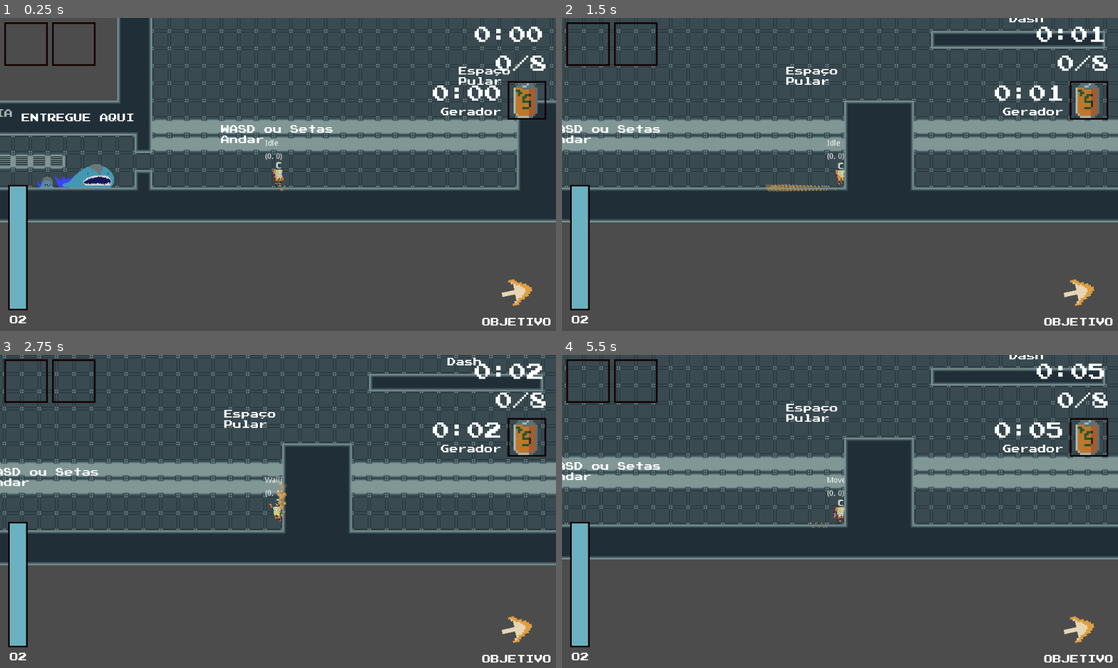
Above: before the commit, frames 1-4 (two rows, left to right).
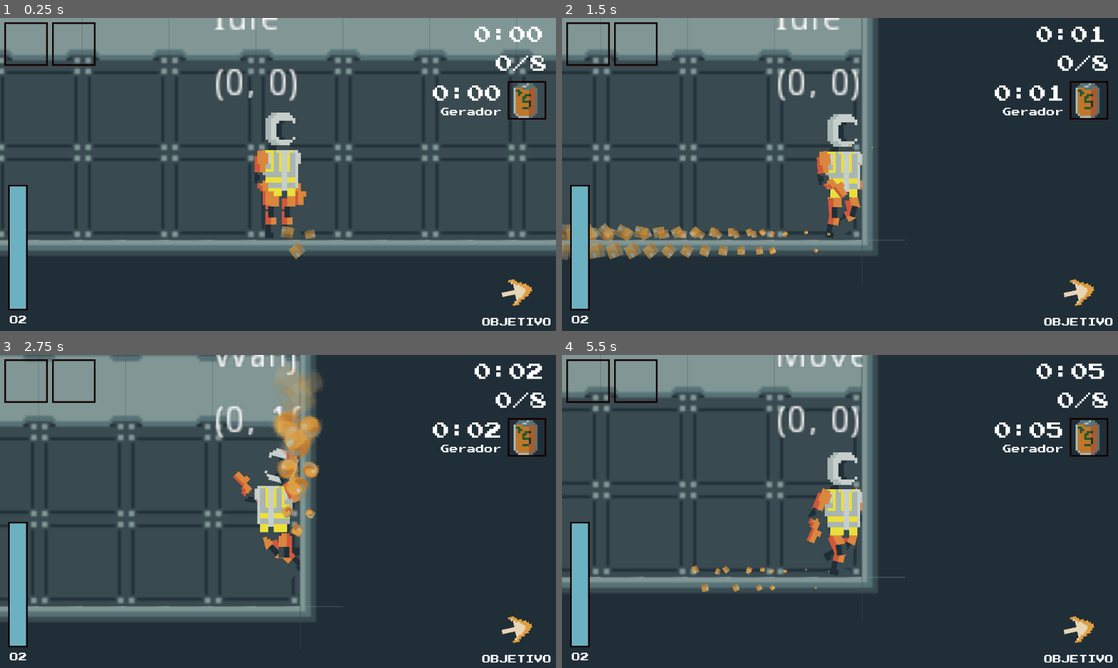
Above: after the commit, the same moments.

Repository: andrebariani/LostAndFound_GGJ2021
Game: Godot game, scene res://Main.tscn
Same seed, same stepped clock (60 frames per second), same inputs: the game is played once before the commit and once after it. The engine's default icon, where the game draws it, is replaced by a stand-in: a white triangle on a blue panel in a dark square.
Inputs:
- Up to frame 1 (0.25 s): no input
- Up to frame 2 (1.5 s): tap Enter (ui_accept) at 0.5, 0.77 s; hold Right (ui_right) from 0.53 s (still down); tap Shift (dash) at 0.6 s; tap Q (drop) at 1.35 s
- Up to frame 3 (2.75 s): tap Enter (ui_accept) at 1.52 s; release Right (ui_right) at 2.03 s; hold Left (ui_left) from 2.03 s (still down); tap E (use_tool) at 2.1 s
- Up to frame 4 (5.5 s): release Left (ui_left) at 2.78 s; hold Right (ui_right) 2.78-4.28 s; tap Shift (dash) at 2.85, 5.1 s; tap Enter (ui_accept) at 3.02, 3.77, 4.52 s; tap Q (drop) at 3.6 s; hold Left (ui_left) 4.28-5.03 s; tap E (use_tool) at 4.35 s; hold Right (ui_right) from 5.03 s (still down)

The runs differ from the first frame. In frame 1, 65% of the frame differs, in the area x 0-100%, y 0-100%; in frame 2, 70%; in frame 3, 69%; in frame 4, 69%.

Commit message:
Ajustes no playerbody e divulgação

Diff:
--- a/player/player_body/PlayerBody.tscn
+++ b/player/player_body/PlayerBody.tscn
@@ -2020,7 +2020,7 @@
 }
 
 [node name="Torso" type="Sprite" parent="AnimationRoot"]
-position = Vector2( -1, -6.97019 )
+position = Vector2( -1, -8 )
 texture = ExtResource( 3 )
 offset = Vector2( 0, 6 )
 region_enabled = true
@@ -2031,7 +2031,7 @@
 
 [node name="ShoulderL" type="Position2D" parent="AnimationRoot/Torso"]
 show_behind_parent = true
-position = Vector2( -5, 1.77329 )
+position = Vector2( -5, 1.53136 )
 __meta__ = {
 "_gizmo_extents_": 0.0
 }
@@ -2065,7 +2065,7 @@
 region_rect = Rect2( 27, 21, 11, 6 )
 
 [node name="Head" type="Sprite" parent="AnimationRoot/Torso/Neck"]
-position = Vector2( 0, -8.65673 )
+position = Vector2( 0, -9 )
 texture = ExtResource( 3 )
 region_enabled = true
 region_rect = Rect2( 23, 5, 11, 12 )
@@ -2086,24 +2086,24 @@
 region_rect = Rect2( 4, 29, 10, 4 )
 
 [node name="ThighR" type="Sprite" parent="AnimationRoot/Torso/Belly/Hip"]
-position = Vector2( 2.5, 2.15673 )
-rotation = 0.253996
+position = Vector2( 3.25418, 2.5 )
+rotation = 0.523599
 texture = ExtResource( 3 )
 offset = Vector2( 0, 2 )
 region_enabled = true
 region_rect = Rect2( 33, 65, 5, 7 )
 
 [node name="Knee" type="Sprite" parent="AnimationRoot/Torso/Belly/Hip/ThighR"]
-position = Vector2( -1, 5.5 )
-rotation = -0.523599
+position = Vector2( -0.622909, 6.25418 )
+rotation = -0.326154
 texture = ExtResource( 3 )
 region_enabled = true
 region_rect = Rect2( 24, 78, 4, 4 )
 
 [node name="Leg" type="Sprite" parent="AnimationRoot/Torso/Belly/Hip/ThighR/Knee"]
 show_behind_parent = true
-position = Vector2( 1, 1 )
-rotation = -0.785398
+position = Vector2( 0.622909, 1.75418 )
+rotation = -0.390509
 texture = ExtResource( 3 )
 offset = Vector2( -1, 3 )
 region_enabled = true
@@ -2111,24 +2111,23 @@
 
 [node name="ThighL" type="Sprite" parent="AnimationRoot/Torso/Belly/Hip"]
 show_behind_parent = true
-position = Vector2( -2.5, 2.5 )
-rotation = 0.0898675
+position = Vector2( -2.5, 1.74582 )
+rotation = -0.197444
 texture = ExtResource( 3 )
 offset = Vector2( 0, 2 )
 region_enabled = true
 region_rect = Rect2( 33, 65, 5, 7 )
 
 [node name="Knee" type="Sprite" parent="AnimationRoot/Torso/Belly/Hip/ThighL"]
-position = Vector2( -0.5, 4.9851 )
-rotation = -0.0898675
+position = Vector2( -0.5, 5.5 )
 texture = ExtResource( 3 )
 region_enabled = true
 region_rect = Rect2( 24, 78, 4, 4 )
 
 [node name="Leg" type="Sprite" parent="AnimationRoot/Torso/Belly/Hip/ThighL/Knee"]
 show_behind_parent = true
-position = Vector2( 0.5, 1.65673 )
-rotation = -0.179735
+position = Vector2( 0.5, 1.24582 )
+rotation = -0.394889
 texture = ExtResource( 3 )
 offset = Vector2( -1, 3 )
 region_enabled = true
@@ -2140,7 +2139,7 @@
 vframes = 2
 
 [node name="ShoulderR" type="Position2D" parent="AnimationRoot/Torso"]
-position = Vector2( 7, 1.76865 )
+position = Vector2( 7, 1.54916 )
 __meta__ = {
 "_gizmo_extents_": 0.0
 }
@@ -2175,3 +2174,7 @@
 modulate = Color( 1, 1, 1, 0.211765 )
 position = Vector2( 0, 38 )
 texture = ExtResource( 4 )
+
+[node name="Camera2D" type="Camera2D" parent="."]
+current = true
+zoom = Vector2( 0.2, 0.2 )
Binary file added: assets/images/divulgação.png
Binary file added: assets/images/page_space_background.png
Not shown, added: assets/images/aliens/et_gosma_2.png-autosave.kra
Not shown, added: assets/images/divulgação.kra
Not shown, added: assets/images/divulgação.kra~
Not shown, added: assets/images/divulgação.png~
Not shown, added: assets/images/page_space_background.png~
